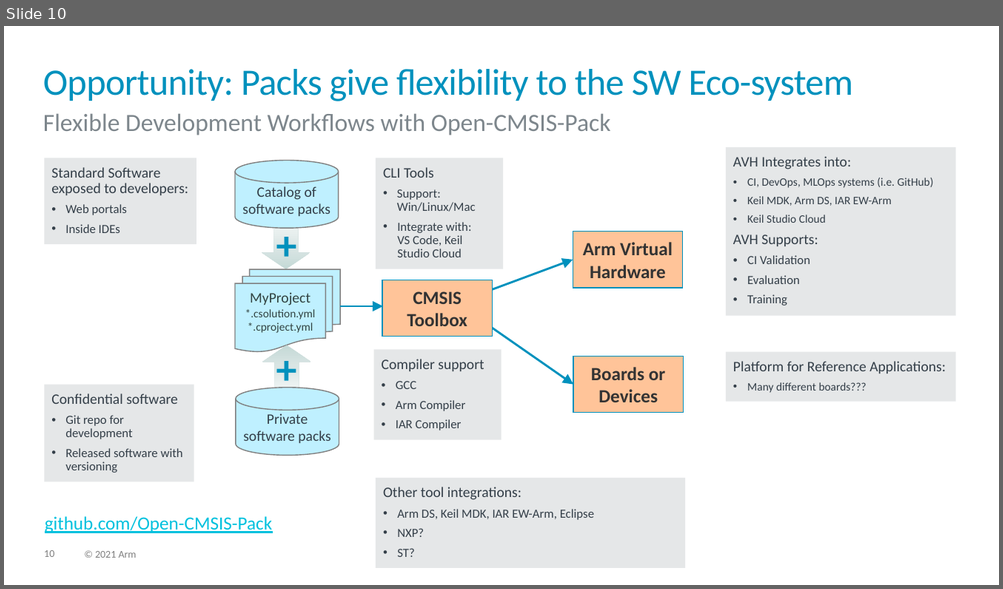
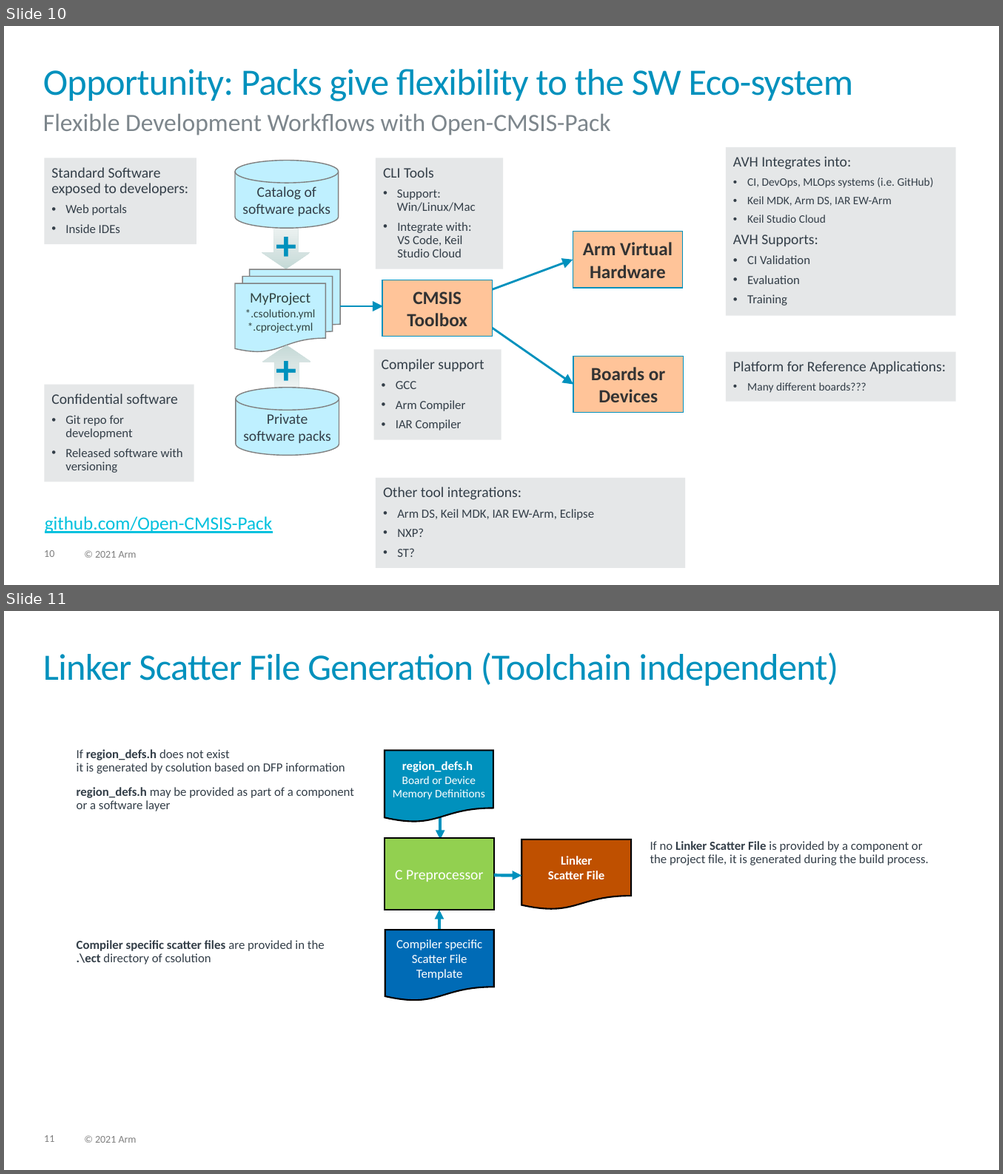
Before and after one commit to Open-CMSIS-Pack/devtools, a slide deck: tools/projmgr/docs/Manual/images/overview.pptx. Shown one above the other, each under a label of ours: slide 10 before the commit, slides 10 and 11 after it. The pictures are 1003x589 and 1003x1174 pixels, drawn with LibreOffice and Linux fonts; fonts in the diff are those of the drawing. Boxes give left, top, right and bottom in pixels: in the first picture for what was removed or moved away, otherwise in the second. Text is boxed around its words. In the diff, an @@ line names an element or a change of style, - is before the commit and + after.

Commit message:
Documentation Improvement: - Linker Script Handling added - YML CBuild Format reflects current status of tools

```diff
--- a/tools/projmgr/docs/Manual/images/overview.pptx
+++ b/tools/projmgr/docs/Manual/images/overview.pptx
@@ slide 11 added at box(4, 611, 999, 1170), background #FFFFFF; not listed: 2 template elements that a slide beside it also shows @@
@@ title added at box(43, 652, 838, 686), 36 pt, text #0091BD @@
+Linker Scatter File Generation (Toolchain independent)
@@ text added at box(77, 749, 344, 774), 12 pt, text #333E48 @@
+If region_defs.h does not exist
+it is generated by csolution based on DFP information
@@ flow chart document added at box(384, 751, 493, 823), fill #0091BD, outline #000000 1.5 pt, 11 pt, text #FFFFFF @@
+region_defs.h
+Board or Device
+Memory Definitions
@@ text added at box(77, 787, 354, 812), 12 pt, text #333E48 @@
+region_defs.h may be provided as part of a component or a software layer
@@ arrow added from (441, 817) to (441, 840), #0091BD 3 pt @@
@@ rectangle added at box(384, 839, 494, 911), fill #92D050, outline #000000 1.5 pt, 14 pt, text #FFFFFF @@
+C Preprocessor
@@ flow chart document added at box(522, 840, 632, 909), fill #BF5000, outline #000000 1.5 pt, 12 pt, text #FFFFFF, bold @@
+Linker
+Scatter File
@@ text added at box(650, 841, 928, 866), 12 pt, text #333E48 @@
+If no Linker Scatter File is provided by a component or the project file, it is generated during the build process.
@@ arrow added from (494, 876) to (522, 876), #0091BD 3 pt @@
@@ arrow added from (439, 933) to (439, 910), #0091BD 3 pt @@
@@ text added at box(77, 940, 324, 965), 12 pt, text #333E48 @@
+Compiler specific scatter files are provided in the
+.\ect directory of csolution
@@ flow chart document added at box(385, 931, 494, 1002), fill #006BB6, outline #000000 1.5 pt, 12 pt, text #FFFFFF @@
+Compiler specific Scatter File Template
```
Also in this commit, not shown: 10 other files.
